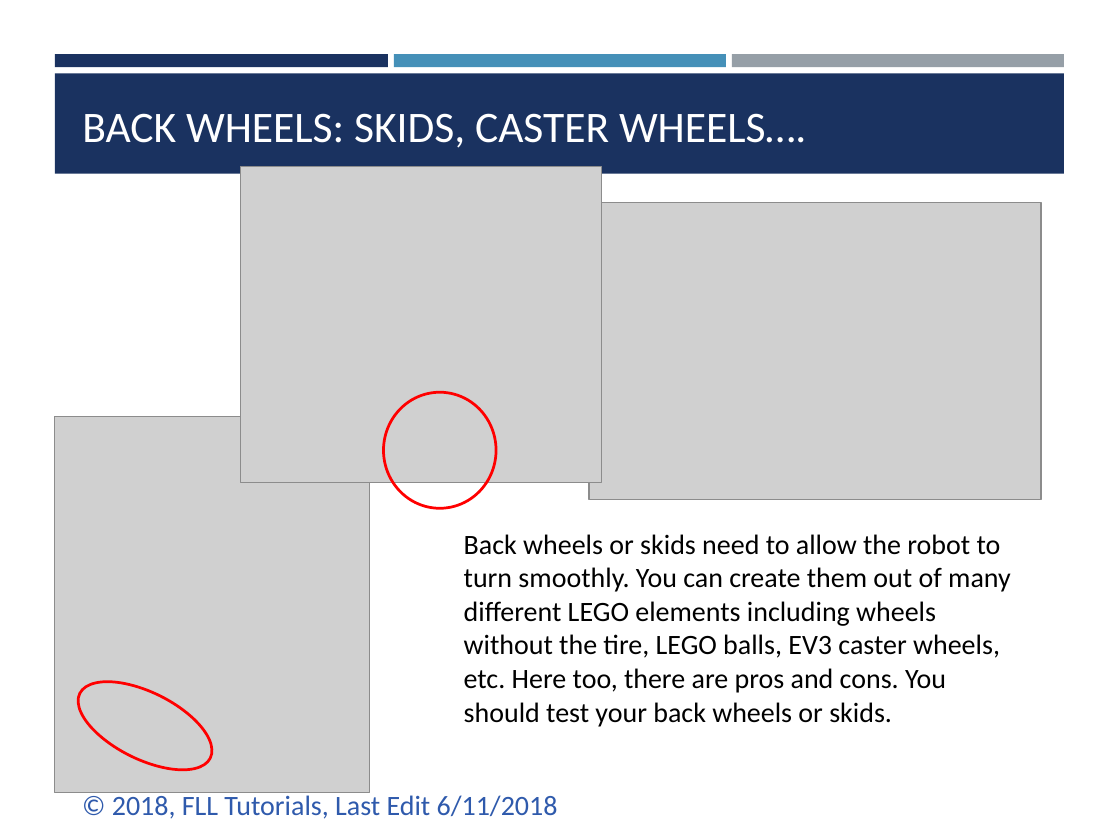
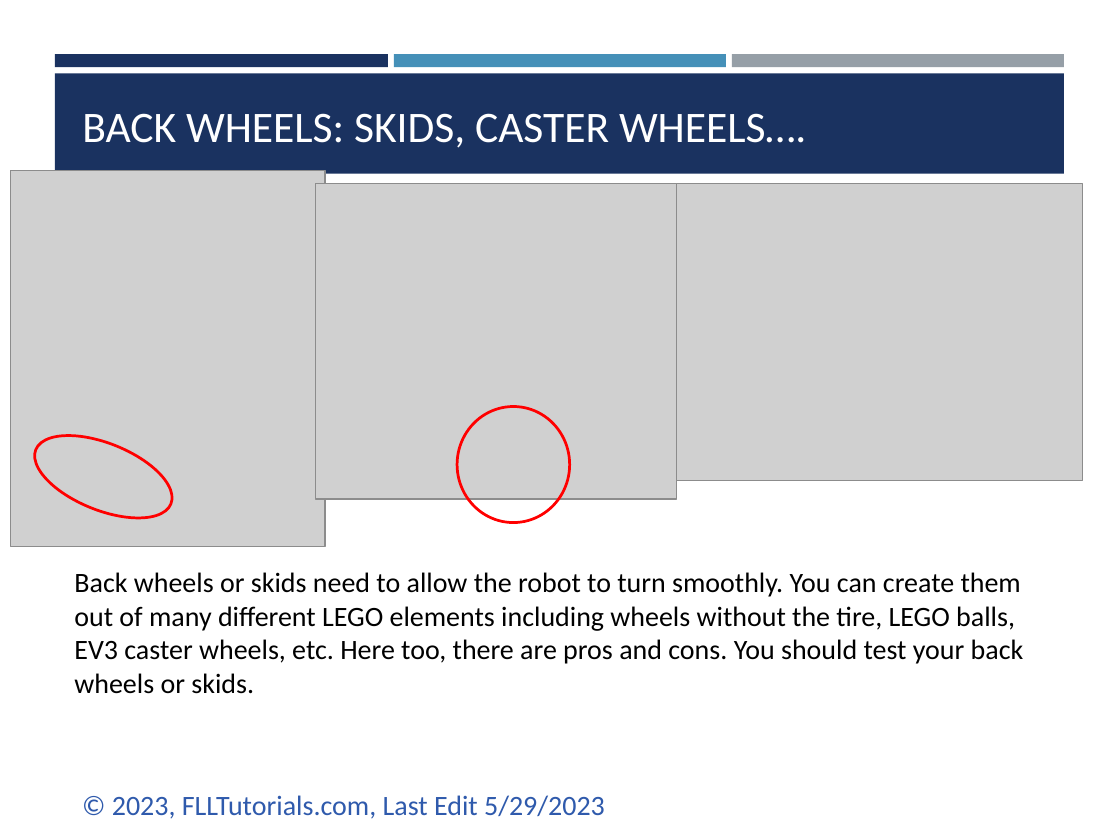
Before and after one commit to ev3lessons/FLL-Tutorials, a slide deck: slide 9 of translations/en-us/RobotGame/Wheels.pptx (slide 8 before the commit). Drawn at 1120x840 pixels with LibreOffice and Linux fonts; fonts in the diff are those of the drawing; grey boxes stand for pictures. Boxes give left, top, right and bottom in pixels: in the first picture for what was removed or moved away, otherwise in the second. Text is boxed around its words. In the diff, an @@ line names an element or a change of style, - is before the commit and + after.

Commit message:
Updated all Robot Design lessons

```diff
--- a/translations/en-us/RobotGame/Wheels.pptx
+++ b/translations/en-us/RobotGame/Wheels.pptx
@@ picture moved from (x1=55, y1=417, x2=370, y2=793) to (x1=10, y1=170, x2=325, y2=547) @@
@@ picture moved from (x1=241, y1=167, x2=603, y2=483) to (x1=316, y1=184, x2=678, y2=500) @@
@@ picture moved from (x1=589, y1=202, x2=1042, y2=500) to (x1=631, y1=184, x2=1083, y2=482) @@
@@ ellipse at (x1=23, y1=419, x2=183, y2=535): rotation 26 to 21 degrees @@
@@ ellipse moved from (x1=383, y1=392, x2=496, y2=508) to (x1=457, y1=407, x2=570, y2=523) @@
@@ text "Back wheels or skids need ..." rewrapped from (x1=464, y1=534, x2=1011, y2=727) to (x1=74, y1=572, x2=1024, y2=694) @@
@@ text at (x1=112, y1=795, x2=605, y2=819): text changed @@
-© 2018, FLL Tutorials, Last Edit 6/11/2018
+© 2023, FLLTutorials.com, Last Edit 5/29/2023
```
Also in this commit, not shown: 9 other slides changed, 2 slides added, 35 other files.
